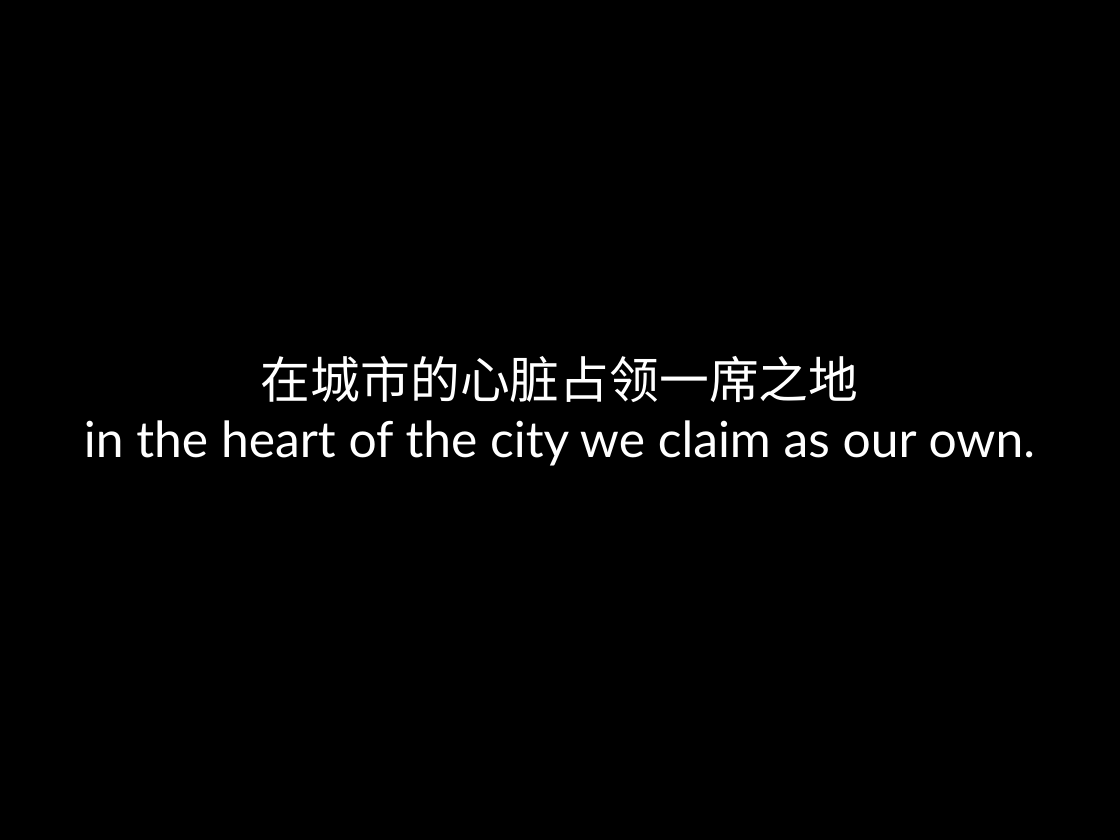
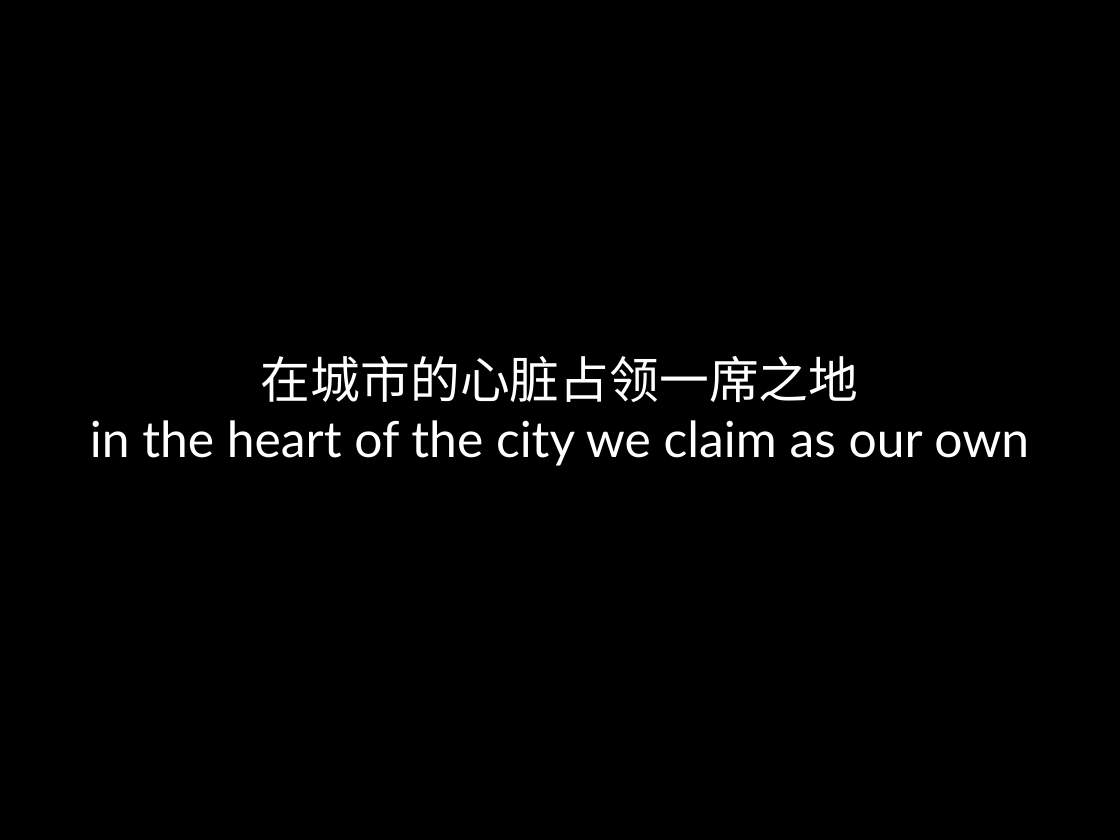
Before and after one commit to theniceboy/Les-Miserables-Translation, a slide deck: slide 2 of 103.pptx. Drawn at 1120x840 pixels with LibreOffice and Linux fonts; fonts in the diff are those of the drawing. Boxes give left, top, right and bottom in pixels: in the first picture for what was removed or moved away, otherwise in the second. Text is boxed around its words. In the diff, an @@ line names an element or a change of style, - is before the commit and + after.

```diff
--- a/103.pptx
+++ b/103.pptx
@@ text at box(90, 420, 1029, 466): text changed @@
-in the heart of the city we claim as our own.
+in the heart of the city we claim as our own
```
Also in this commit, not shown: 1 other slide changed, 1 other file.
